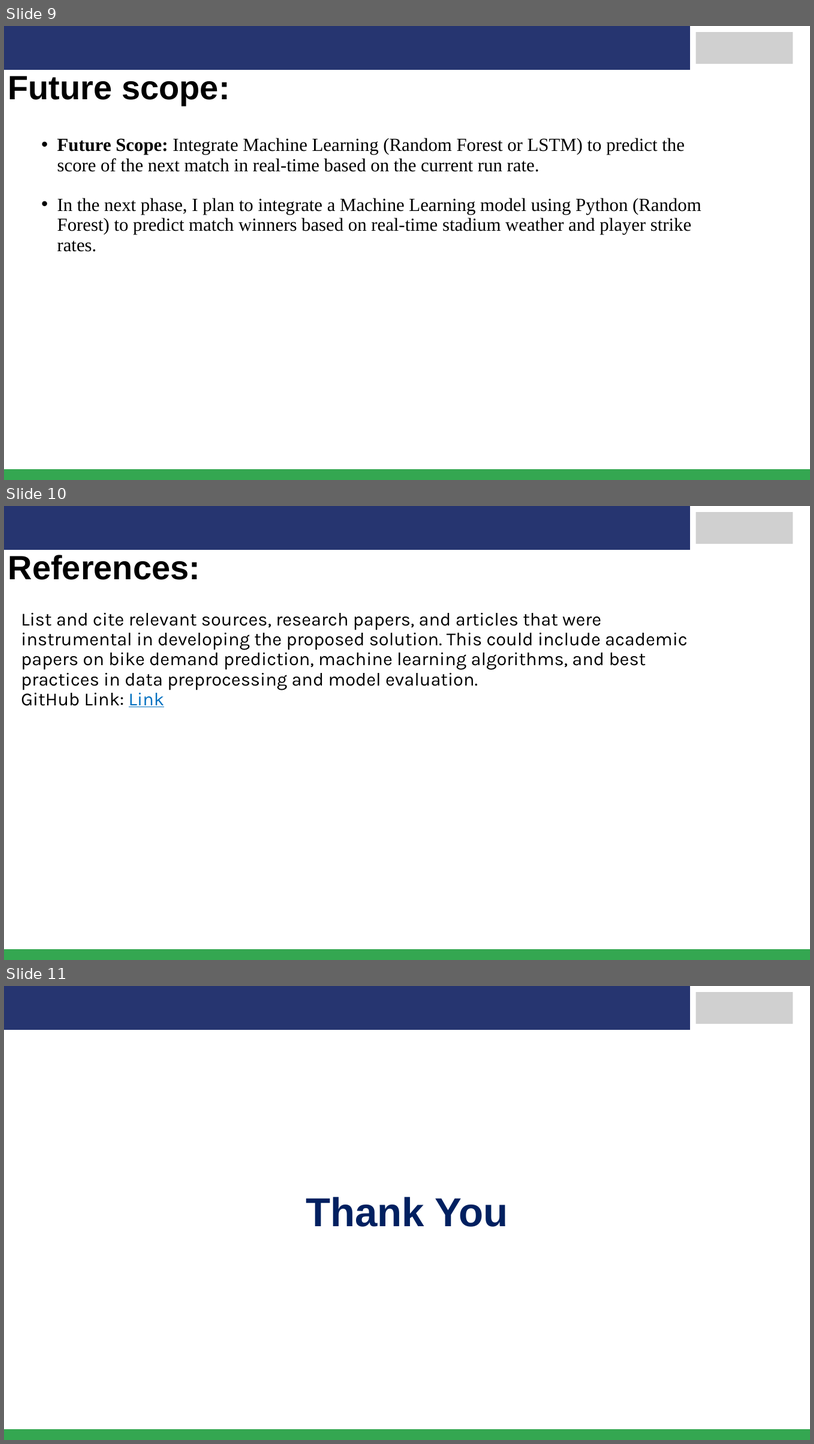
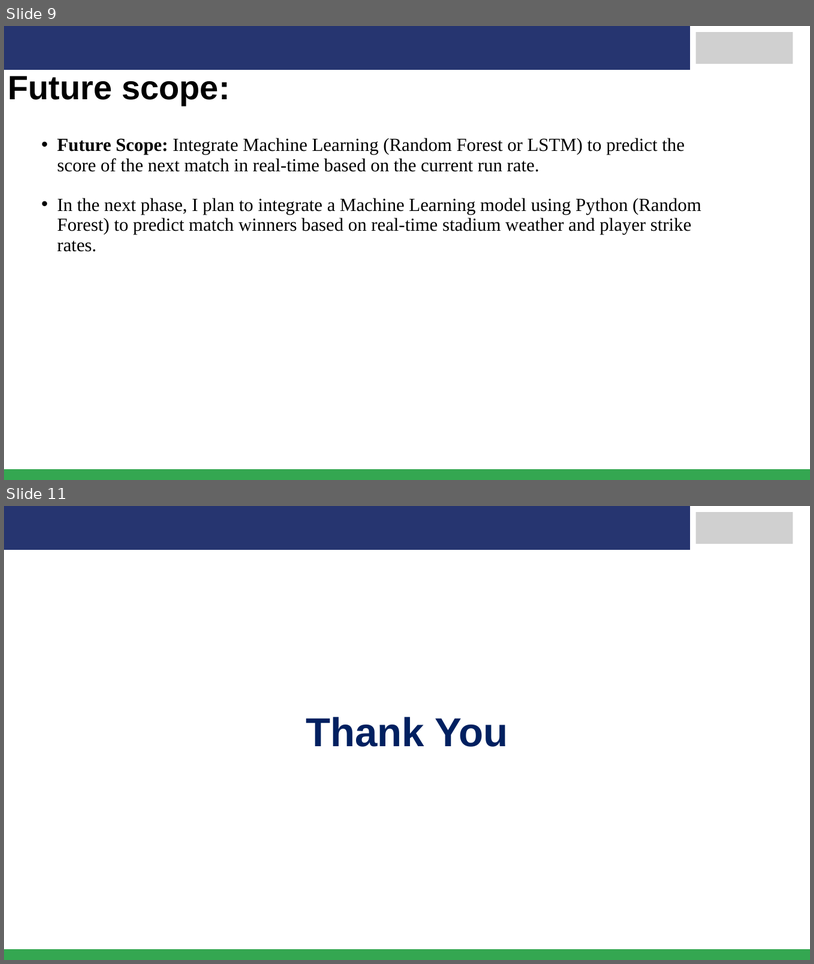
Before and after one commit to bharatsinhrathod/IPL-CSK-Analysis-PowerBI, a slide deck: IPL-CSK-Analysis-PowerBI.pptx. Shown one above the other, each under a label of ours: slides 9, 10 and 11 before the commit, slides 9 and 11 after it; the slides between them are not shown. The pictures are 814x1444 and 814x964 pixels, drawn with LibreOffice and Linux fonts; fonts in the diff are those of the drawing; grey boxes stand for pictures. Boxes give left, top, right and bottom in pixels: in the first picture for what was removed or moved away, otherwise in the second. Text is boxed around its words. In the diff, an @@ line names an element or a change of style, - is before the commit and + after.

```diff
--- a/IPL-CSK-Analysis-PowerBI.pptx
+++ b/IPL-CSK-Analysis-PowerBI.pptx
@@ slide 10 removed at (4,506,810,960), background #FFFFFF @@
@@ freeform shape removed at (4,506,690,550) @@
@@ picture removed at (696,512,794,543) @@
@@ text removed at (8,555,201,580) @@
-References:
@@ text removed at (21,613,688,707) @@
-List and cite relevant sources, research papers, and articles that were instrumental in developing the proposed solution. This could include academic papers on bike demand prediction, machine learning algorithms, and best practices in data preprocessing and model evaluation.
-GitHub Link: Link
@@ freeform shape removed at (4,949,810,960) @@
```
Also in this commit, not shown: 1 slide added.
